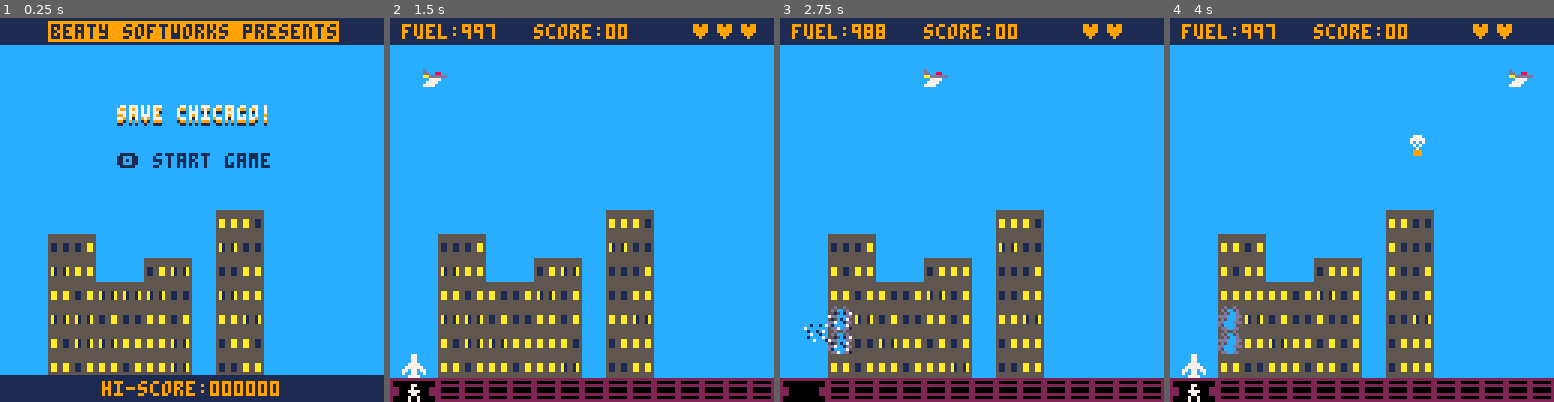
Above: before the commit, frames 1-4 (left to right).
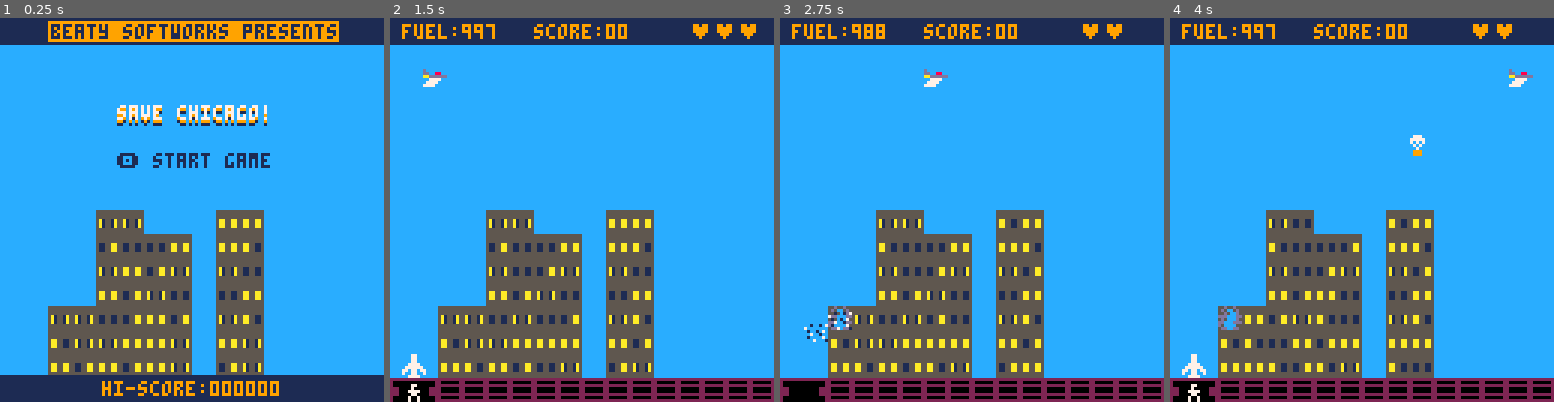
Above: after the commit, the same moments.

Repository: natebeaty/savepicoville
Game: PICO-8 cartridge savechicago.p8
The game is run twice, just before and just after one commit, with the same random seed, the same clock (stepped at 60 frames per second) and the same inputs.
Inputs:
- Up to frame 1 (0.25 s): no input
- Up to frame 2 (1.5 s): tap X (X key) at 0.33, 1.07 s; tap O (Z key) at 0.7 s
- Up to frame 3 (2.75 s): hold Right 1.6-2.1 s; tap O (Z key) at 1.7, 2.1, 2.5 s; tap X (X key) at 1.85 s; hold Up 2.15-2.42 s; hold Right from 2.47 s (still down)
- Up to frame 4 (4 s): tap O (Z key) at 2.9, 3.3, 3.7 s; tap X (X key) at 2.97 s; release Right at 3.03 s; hold Left 3.08-3.58 s; hold Down 3.63-3.97 s

The runs differ from the first frame. In frame 1, 6.1% of the frame differs, in the area x 12-68%, y 50-93%; in frame 2, 6.3%; in frame 3, 6.6%; in frame 4, 6.9%.

Commit message:
taller buildings, crash player on broken building tiles, lofi particle effects on crumble

Diff:
--- a/buildings.lua
+++ b/buildings.lua
@@ -1,5 +1,6 @@
 -- buildings
 
+-- blink lights
 function building_blink(chk)
   if t%chk==0 then
     -- blink undamaged building lights
@@ -36,7 +37,7 @@
   lastx=1
   for i=1,4 do
     building={
-      height=flr(rnd(5)+3),
+      height=flr(rnd(6)+3),
       width=flr(rnd(2))+2,
       x=lastx
     }
@@ -68,7 +69,9 @@
   local map_x=flr(x/8)
   local map_y=flr(y/8)
   local map_sprite=mget(map_x,map_y)
-  if fget(map_sprite,1) and not fget(map_sprite,2) then
+  local chk=fget(map_sprite,1) and not fget(map_sprite,2)
+  if grp=="player" then chk=fget(map_sprite,1) end
+  if chk then
     -- remove object hitting building
     if grp=="player" then p.die()
     else del(grp,obj) end
@@ -119,6 +122,10 @@
     else
       if this.t%3==0 then sprite=24 else sprite=25 end
     end
+    for i=1,2 do
+      pset(this.x+rnd(10)-1,this.y+rnd(10)-1,1)
+      pset(this.x+rnd(10)-1,this.y+rnd(10)-1,10)
+    end
     spr(sprite,this.x,this.y)
   end
   return obj
